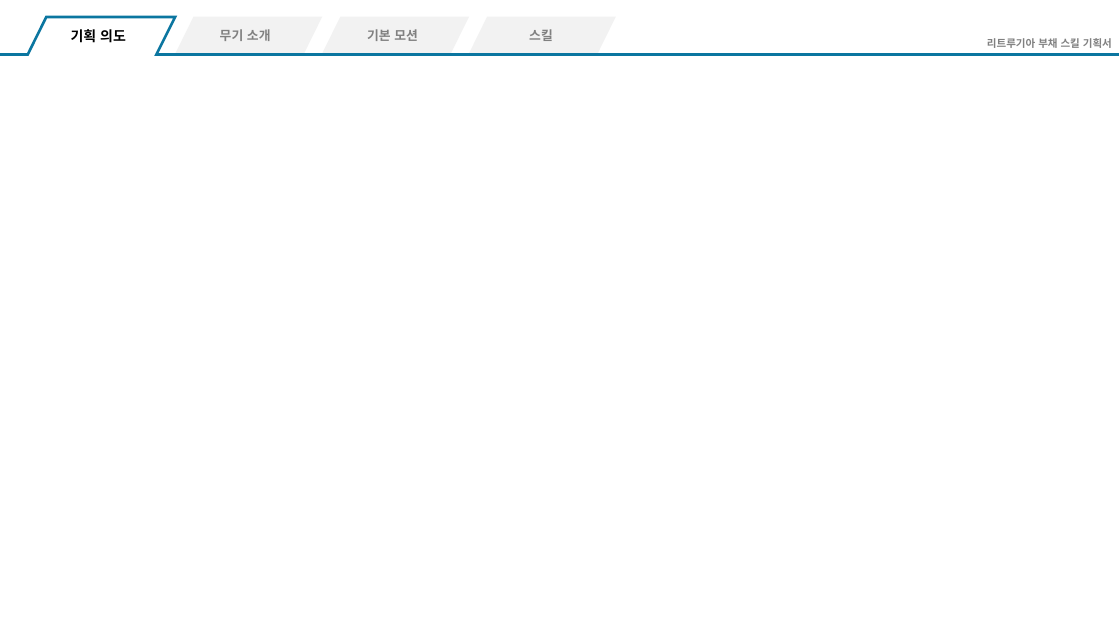
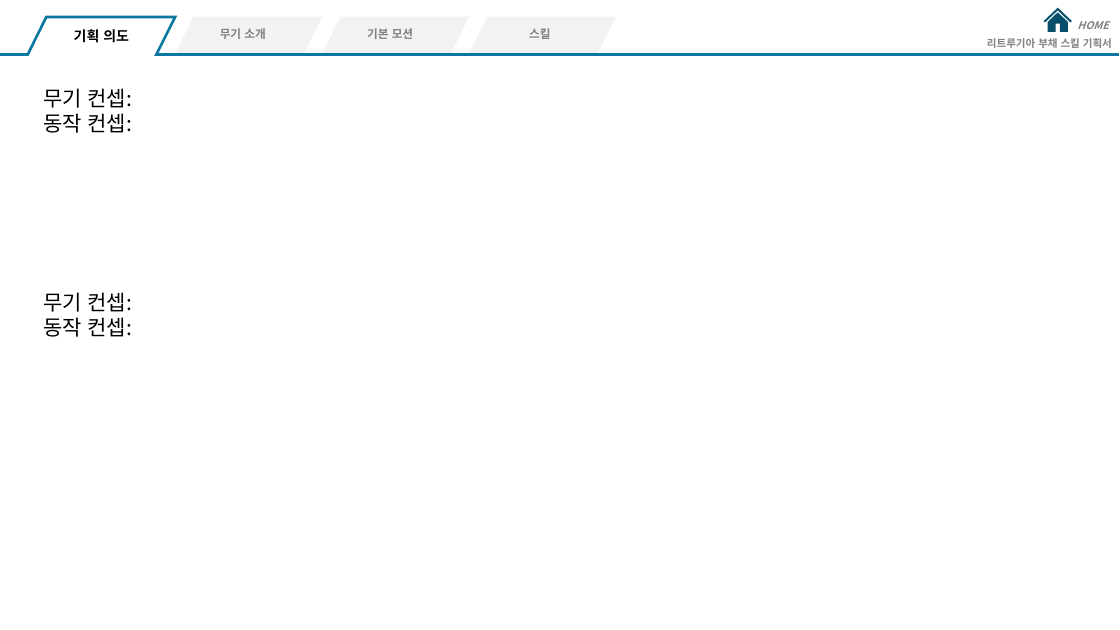
Before and after one commit to hjs0913/GameDesign, a slide deck: slide 3 of 액션&경영 RPG/스킬/리트루기아_부채스킬기획.pptx. Drawn at 1120x630 pixels with LibreOffice and Linux fonts; fonts in the diff are those of the drawing. Boxes give left, top, right and bottom in pixels: in the first picture for what was removed or moved away, otherwise in the second. Text is boxed around its words. In the diff, an @@ line names an element or a change of style, - is before the commit and + after.

```diff
--- a/액션&경영 RPG/스킬/리트루기아_부채스킬기획.pptx
+++ b/액션&경영 RPG/스킬/리트루기아_부채스킬기획.pptx
@@ size 11 to 10 pt in 3 elements at box(529, 28, 550, 39), box(367, 28, 413, 39), box(220, 28, 265, 39) @@
@@ freeform shape added at box(1044, 8, 1072, 23), fill #084F6A @@
@@ freeform shape added at box(1048, 13, 1068, 32), fill #084F6A @@
@@ text added at box(1077, 21, 1108, 29), 9 pt, text #808080, bold, italic @@
+HOME
@@ text added at box(43, 88, 132, 133), 18 pt, text #000000 @@
+무기 컨셉:
+동작 컨셉:
@@ text added at box(43, 292, 132, 337), 18 pt, text #000000 @@
+무기 컨셉:
+동작 컨셉:
```
Also in this commit, not shown: 2 other slides changed, 2 slides added, 2 other files.
